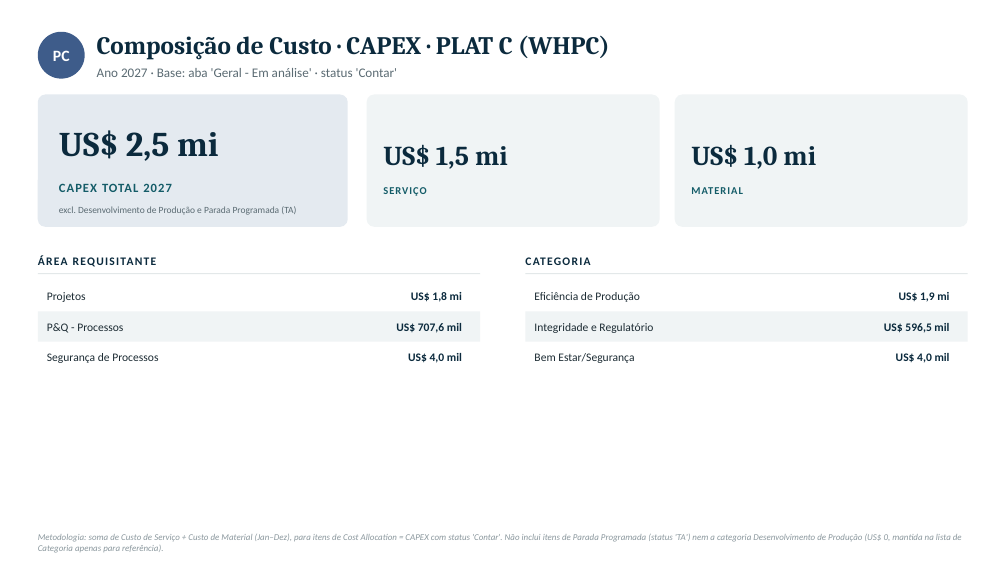
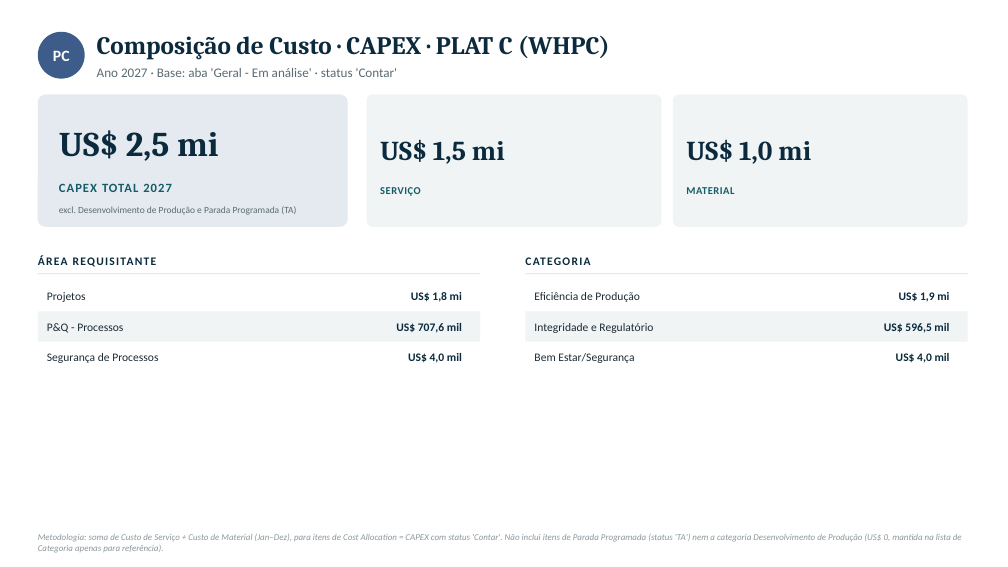
Before and after one commit to LucasRibaas/Planejamento, a slide deck: slide 13 of PRIO_Plano_Trabalho_CAPEX_2027.pptx. Drawn at 1008x567 pixels with LibreOffice and Linux fonts; fonts in the diff are those of the drawing. Boxes give left, top, right and bottom in pixels: in the first picture for what was removed or moved away, otherwise in the second. Text is boxed around its words. In the diff, an @@ line names an element or a change of style, - is before the commit and + after.

```diff
--- a/PRIO_Plano_Trabalho_CAPEX_2027.pptx
+++ b/PRIO_Plano_Trabalho_CAPEX_2027.pptx
@@ rounded rectangle at (x1=367, y1=95, x2=662, y2=227): proportions changed @@
@@ rounded rectangle at (x1=673, y1=95, x2=968, y2=227): proportions changed @@
@@ text "US$ 1,5 mi" moved from (x1=383, y1=144, x2=508, y2=169) to (x1=380, y1=139, x2=505, y2=164) @@
@@ text "US$ 1,0 mi" moved from (x1=691, y1=144, x2=816, y2=169) to (x1=686, y1=140, x2=811, y2=164) @@
@@ text "SERVIÇO" at (x1=380, y1=187, x2=420, y2=196): letter spacing 1 to 0.5 pt @@
@@ text "MATERIAL" at (x1=686, y1=187, x2=734, y2=194): letter spacing 1 to 0.5 pt @@
```
Also in this commit, not shown: 5 other slides changed, 6 slides added.
